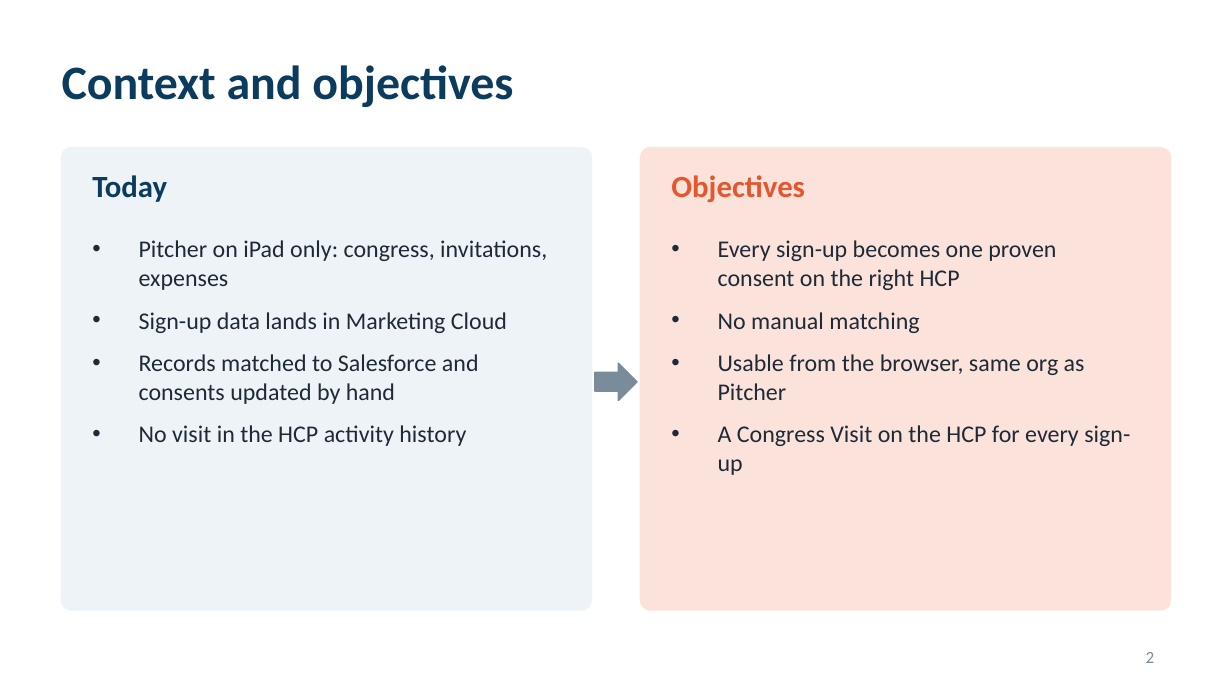
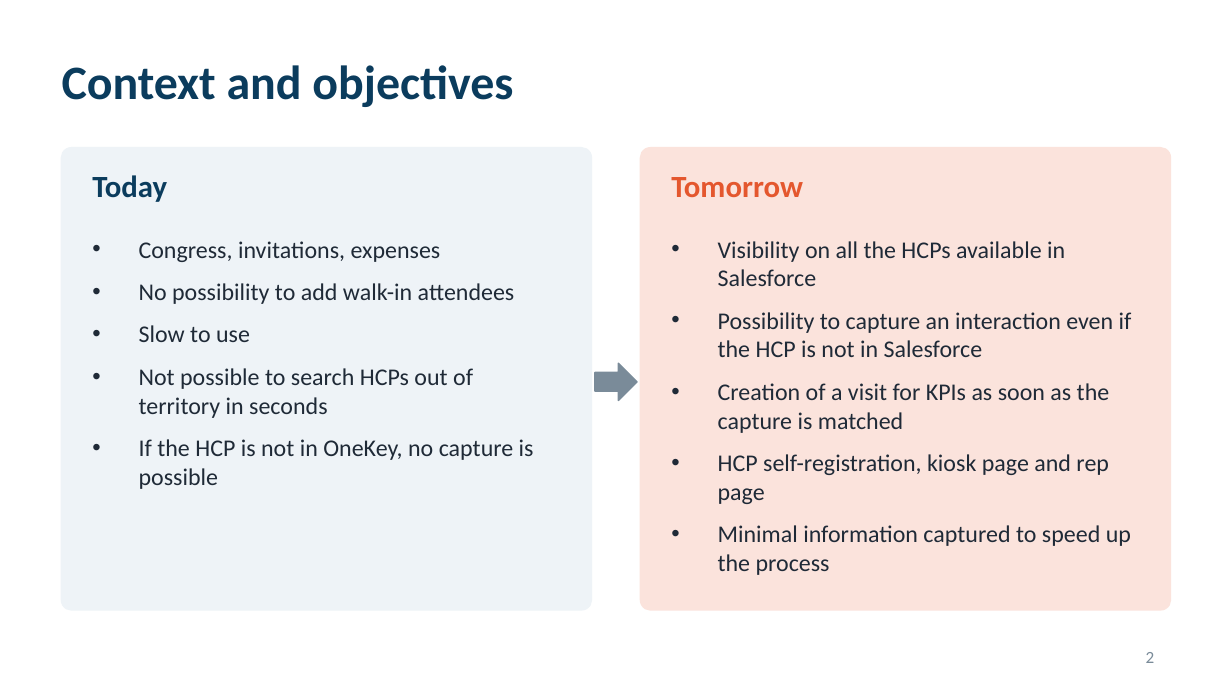
Before and after one commit to patrik8585/claude, a slide deck: slide 2 of slides/France_CBU_Congress_Solution.pptx. Drawn at 1232x693 pixels with LibreOffice and Linux fonts; fonts in the diff are those of the drawing. Boxes give left, top, right and bottom in pixels: in the first picture for what was removed or moved away, otherwise in the second. Text is boxed around its words. In the diff, an @@ line names an element or a change of style, - is before the commit and + after.

```diff
--- a/slides/France_CBU_Congress_Solution.pptx
+++ b/slides/France_CBU_Congress_Solution.pptx
@@ text at (671, 177, 803, 197): text changed @@
-Objectives
+Tomorrow
@@ text at (139, 241, 534, 489): text changed @@
-• Pitcher on iPad only: congress, invitations, expenses
-• Sign-up data lands in Marketing Cloud
-• Records matched to Salesforce and consents updated by hand
-• No visit in the HCP activity history
+• Congress, invitations, expenses
+• No possibility to add walk-in attendees
+• Slow to use
+• Not possible to search HCPs out of territory in seconds
+• If the HCP is not in OneKey, no capture is possible
@@ text at (718, 241, 1132, 575): text changed @@
-• Every sign-up becomes one proven consent on the right HCP
-• No manual matching
-• Usable from the browser, same org as Pitcher
-• A Congress Visit on the HCP for every sign-up
+• Visibility on all the HCPs available in Salesforce
+• Possibility to capture an interaction even if the HCP is not in Salesforce
+• Creation of a visit for KPIs as soon as the capture is matched
+• HCP self-registration, kiosk page and rep page
+• Minimal information captured to speed up the process
```
Also in this commit, not shown: 3 other slides changed, 4 slides added, 9 slides removed.
